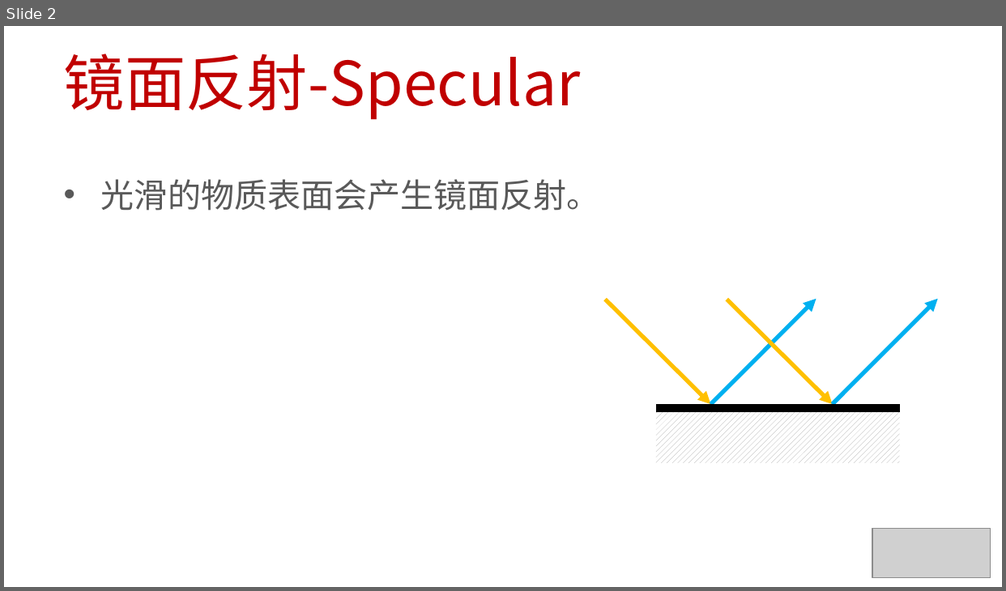
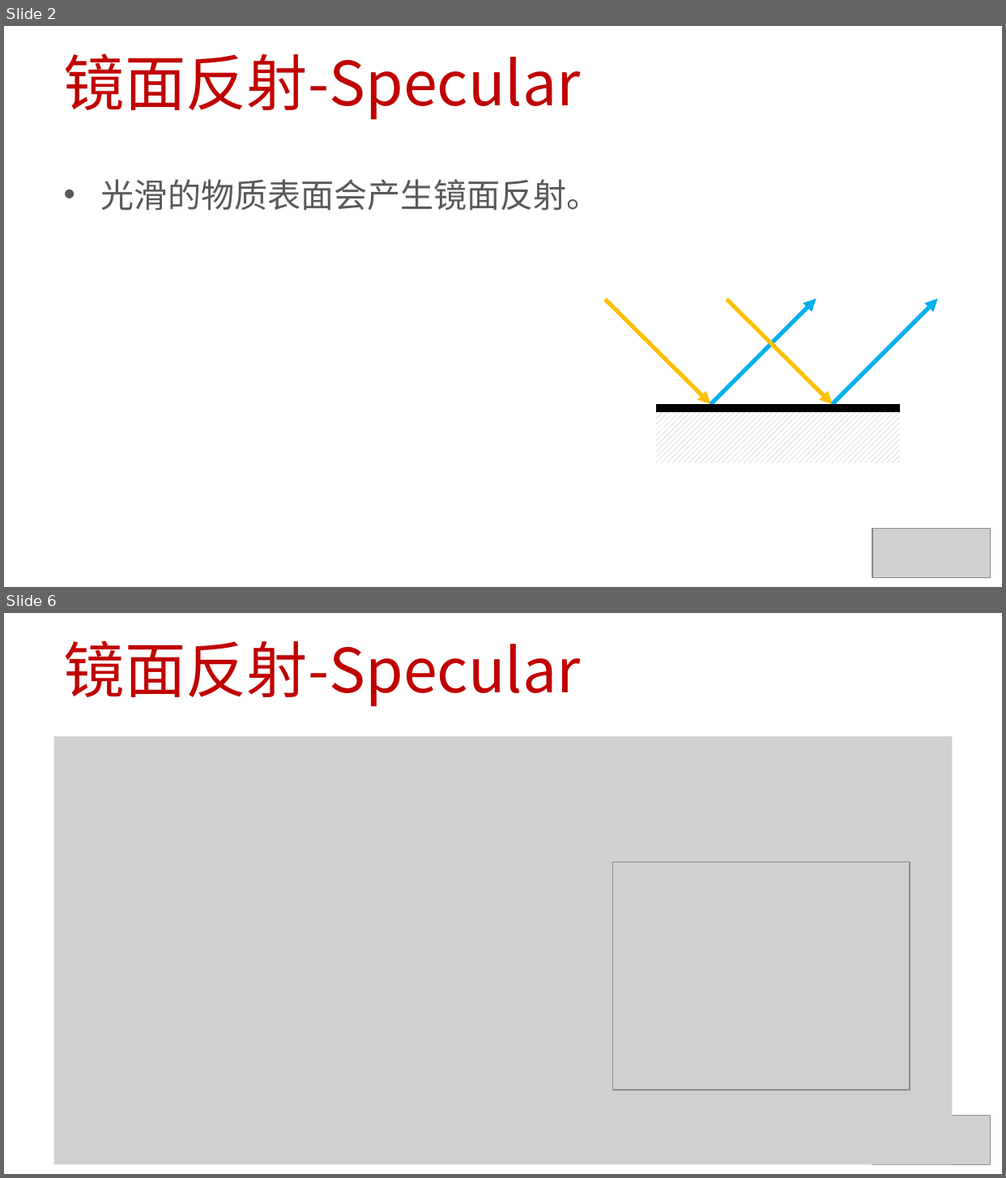
Before and after one commit to EDUCourseSeries/TheoryAndPracticeOfRaytracing, a slide deck: PPT/09_Phong反射模型-镜面反射.pptx. Shown one above the other, each under a label of ours: slide 2 before the commit, slides 2 and 6 after it; the slides between them are not shown. The pictures are 1006x591 and 1006x1178 pixels, drawn with LibreOffice and Linux fonts; fonts in the diff are those of the drawing; grey boxes stand for pictures. Boxes give left, top, right and bottom in pixels: in the first picture for what was removed or moved away, otherwise in the second. Text is boxed around its words. In the diff, an @@ line names an element or a change of style, - is before the commit and + after.

```diff
--- a/PPT/09_Phong反射模型-镜面反射.pptx
+++ b/PPT/09_Phong反射模型-镜面反射.pptx
@@ slide 6 added at (x1=4, y1=613, x2=1002, y2=1174), background #FFFFFF @@
@@ title added at (x1=64, y1=641, x2=581, y2=707), 44 pt, text #C00000 @@
+镜面反射-Specular
@@ picture added at (x1=54, y1=737, x2=952, y2=1165) @@
@@ picture added at (x1=613, y1=862, x2=909, y2=1090) @@
@@ picture added at (x1=620, y1=872, x2=909, y2=1029) @@
@@ picture added at (x1=872, y1=1116, x2=990, y2=1165) @@
```
Also in this commit, not shown: 9 other slides added, 7 slides removed, 2 other files.
